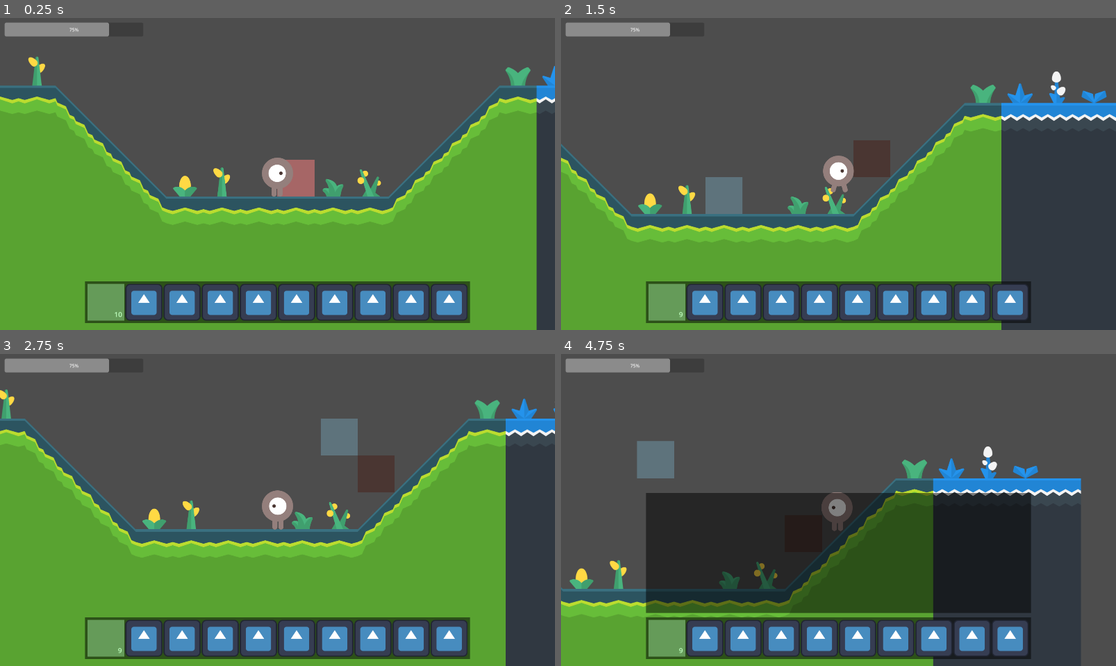
Above: before the commit, frames 1-4 (two rows, left to right).
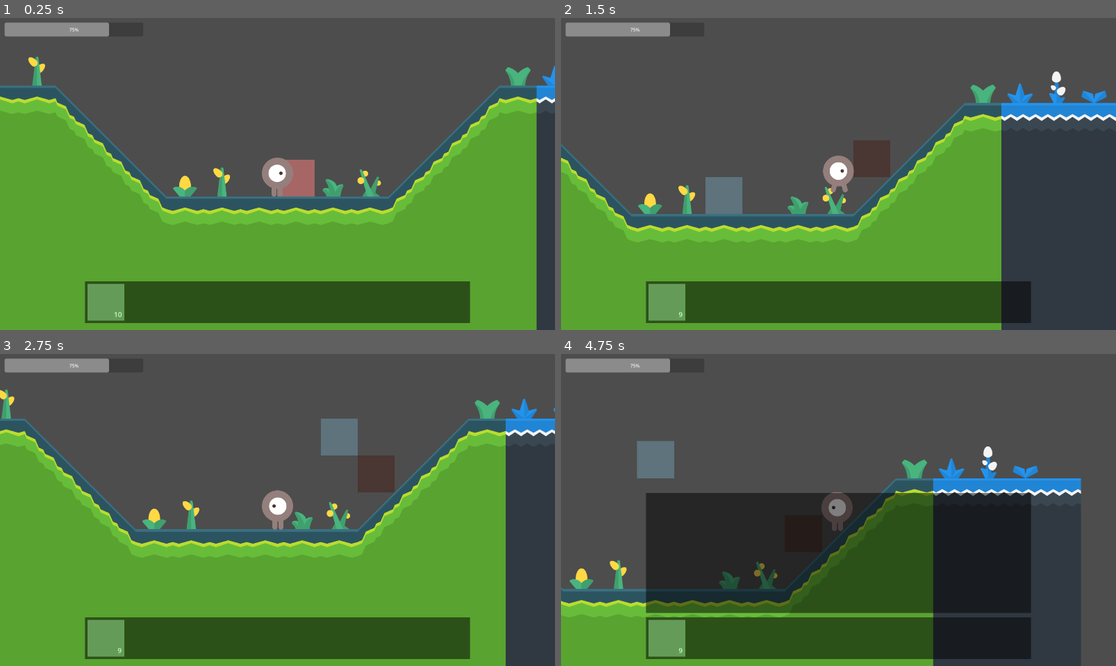
Above: after the commit, the same moments.

Repository: ichi-pg/godot-craft
Game: Godot game, scene res://main/main.tscn
Same seed, same stepped clock (60 frames per second), same inputs: the game is played once before the commit and once after it. The engine's default icon, where the game draws it, is replaced by a stand-in: a white triangle on a blue panel in a dark square.
Inputs (mouse positions are in pixels of both pictures, inside the frame that each line leads up to):
- Up to frame 1 (0.25 s): no input
- Up to frame 2 (1.5 s): tap Enter at 0.5 s; move the mouse to (960, 158) at 0.52 s; press the mouse at (960, 158) at 0.53 s; hold D (move_right) from 0.53 s (still down); tap Space (battle_jump) at 0.77 s; move the mouse to (727, 189) at 1.27 s; release the mouse at (727, 189) at 1.28 s; tap Shift (battle_dodge) at 1.35 s
- Up to frame 3 (2.75 s): tap Space (battle_jump) at 1.52, 2 s; move the mouse to (333, 441) at 2.02 s; release D (move_right) at 2.03 s; hold A (move_left) from 2.03 s (still down); right-click (333, 441) at 2.1 s
- Up to frame 4 (4.75 s): move the mouse to (810, 572) at 2.77 s; release A (move_left) at 2.78 s; hold D (move_right) 2.78-4.28 s; tap Q (battle_heal) at 2.85 s; tap Space (battle_jump) at 3.02, 3.77, 4.52 s; move the mouse to (1005, 556) at 3.52 s; hold Mouse wheel down (hotbar_down) 3.53-4.28 s; tap Tab (inventory_toggle) at 4.15 s; move the mouse to (672, 463) at 4.27 s; hold A (move_left) from 4.28 s (still down); tap Mouse wheel up (hotbar_up) at 4.35 s

The runs differ from the first frame. In frame 1, 7.0% of the frame differs, in the area x 20-85%, y 85-97%; in frame 2, 6.9%; in frame 3, 6.9%; in frame 4, 6.8%.

Commit message:
Drop item on world

Diff:
--- a/item/drop.gd
+++ b/item/drop.gd
@@ -1 +1,15 @@
 extends RigidBody2D
+
+var category = Common.ItemCategory.NULL
+var item_id = 0
+var amount = 0
+
+
+func init(category, item_id, amount):
+	self.category = category
+	self.item_id = item_id
+	self.amount = amount
+	match category:
+		Common.ItemCategory.TILE:
+			$Sprite2D.texture = Common.get_level_atlas(item_id)
+	# TODO fix region fighting
--- a/item/drop.tscn
+++ b/item/drop.tscn
@@ -4,12 +4,15 @@
 [ext_resource type="Script" path="res://item/drop.gd" id="1_cpi0i"]
 
 [sub_resource type="CircleShape2D" id="CircleShape2D_3ebbw"]
-radius = 62.1289
+radius = 31.0
 
 [node name="Drop" type="RigidBody2D"]
+collision_layer = 4
 script = ExtResource("1_cpi0i")
+metadata/_edit_group_ = true
 
 [node name="Sprite2D" type="Sprite2D" parent="."]
+scale = Vector2(0.5, 0.5)
 texture = ExtResource("1_bt7cb")
 
 [node name="CollisionShape2D" type="CollisionShape2D" parent="."]
--- a/item/hotbar.gd
+++ b/item/hotbar.gd
@@ -16,7 +16,7 @@
 		var item = Item.instantiate()
 		item.init(Common.ItemCategory.NULL, 0, 0)
 		container.add_child(item)
-	increment_item(Common.ItemCategory.TILE, 101, 10)
+	_on_player_picked_up(Common.ItemCategory.TILE, 101, 10)
 	select_item(0)
 
 
@@ -43,7 +43,7 @@
 	selector.global_position = item.global_position
 
 
-func increment_item(category, item_id, amount):
+func _on_player_picked_up(category, item_id, amount):
 	if Common.increment_item(self, category, item_id, amount, 10):
 		select_item(select_index)
 
@@ -66,8 +66,9 @@
 
 
 func _on_level_erased(tile_id):
-	increment_item(Common.ItemCategory.TILE, tile_id, 1)
+	_on_player_picked_up(Common.ItemCategory.TILE, tile_id, 1)
 	# TODO from drop
+
 
 func _on_level_placed(tile_id):
 	decrement_item(Common.ItemCategory.TILE, tile_id, 1)
--- a/item/inventory.gd
+++ b/item/inventory.gd
@@ -11,6 +11,7 @@
 
 func _ready():
 	visible = false
+	# TODO sort
 
 
 func _input(event):
--- a/item/item.gd
+++ b/item/item.gd
@@ -18,7 +18,7 @@
 	match category:
 		Common.ItemCategory.NULL:
 			texture = null_texture
-			#modulate.a = 0
+			modulate.a = 0
 			$Label.visible = false
 			return
 		Common.ItemCategory.TILE:
--- a/main/common.gd
+++ b/main/common.gd
@@ -16,7 +16,8 @@
 		return level_atlas[item_id]
 	var atlas = Common.level_texture.duplicate() as AtlasTexture
 	var coord = Common.get_tile_coord(item_id)
-	atlas.region = Rect2(coord * 128, Vector2i(128, 128))
+	# TODO get tile size
+	atlas.region = Rect2(coord * 128 + Vector2i.ONE, Vector2i(127, 127))
 	level_atlas[item_id] = atlas
 	return atlas
 
--- a/main/empty.gd
+++ b/main/empty.gd
@@ -1,4 +1,6 @@
 extends ColorRect
+
+signal drop_item(category, item_id, amount)
 
 
 func _can_drop_data(at_position, data):
@@ -6,5 +8,5 @@
 
 
 func _drop_data(at_position, item):
+	drop_item.emit(item.category, item.item_id, item.amount)
 	item.get_inventory().remove_item(item)
-	# TODO create drop
--- a/main/main.gd
+++ b/main/main.gd
@@ -1,11 +1,12 @@
 extends Node
 
+# TODO chest
+# TODO craft and enchant
+# TODO potion
+# TODO mob
+# TODO hud
 # TODO multi players
 # TODO save and load
-# TODO mob
-# TODO hud
-# TODO item
-# TODO craft and enchant
 # TODO level generate
 # TODO farm
 # TODO ride
--- a/main/main.tscn
+++ b/main/main.tscn
@@ -1,9 +1,10 @@
-[gd_scene load_steps=15 format=3 uid="uid://3ic8debmyys5"]
+[gd_scene load_steps=16 format=3 uid="uid://3ic8debmyys5"]
 
 [ext_resource type="Script" path="res://player/player.gd" id="1_opgyd"]
 [ext_resource type="Script" path="res://main/main.gd" id="1_t2eme"]
 [ext_resource type="Texture2D" uid="uid://jtnu8g4jxnn4" path="res://player/playerGrey_walk2.png" id="2_2dms1"]
 [ext_resource type="Script" path="res://player/camera.gd" id="2_hxq3q"]
+[ext_resource type="Script" path="res://main/world.gd" id="2_vl4hx"]
 [ext_resource type="TileSet" uid="uid://ct87hclt7ojsh" path="res://level/level.tres" id="3_bw5cg"]
 [ext_resource type="Texture2D" uid="uid://dmad6l1uieoh2" path="res://player/playerGrey_walk1.png" id="3_dpifm"]
 [ext_resource type="Script" path="res://level/level.gd" id="4_jceth"]
@@ -42,6 +43,7 @@
 script = ExtResource("1_t2eme")
 
 [node name="World" type="Node" parent="."]
+script = ExtResource("2_vl4hx")
 
 [node name="Level" type="TileMap" parent="World"]
 tile_set = ExtResource("3_bw5cg")
@@ -55,6 +57,7 @@
 color = Color(1, 0.501961, 0.501961, 0.501961)
 
 [node name="Player" type="CharacterBody2D" parent="World"]
+collision_layer = 2
 floor_constant_speed = true
 script = ExtResource("1_opgyd")
 metadata/_edit_group_ = true
@@ -64,6 +67,14 @@
 animation = &"walk"
 
 [node name="CollisionShape2D" type="CollisionShape2D" parent="World/Player"]
+position = Vector2(0, 15)
+shape = SubResource("CircleShape2D_28cup")
+
+[node name="Pickup" type="Area2D" parent="World/Player"]
+collision_layer = 2
+collision_mask = 4
+
+[node name="CollisionShape2D" type="CollisionShape2D" parent="World/Player/Pickup"]
 position = Vector2(0, 15)
 shape = SubResource("CircleShape2D_28cup")
 
@@ -149,10 +160,14 @@
 [connection signal="placed" from="World/Level" to="HUD/Hotbar" method="_on_level_placed"]
 [connection signal="moved" from="World/Player" to="World/Level" method="_on_player_moved"]
 [connection signal="moved" from="World/Player" to="World/Camera" method="_on_player_moved"]
+[connection signal="picked_up" from="World/Player" to="HUD/Hotbar" method="_on_player_picked_up"]
+[connection signal="body_entered" from="World/Player/Pickup" to="World/Player" method="_on_pickup_body_entered"]
 [connection signal="focused" from="HUD" to="World/Level" method="_on_hud_focused"]
+[connection signal="drop_item" from="HUD/Empty" to="World" method="_on_drop_item"]
 [connection signal="mouse_entered" from="HUD/Hotbar" to="HUD" method="_on_mouse_entered"]
 [connection signal="mouse_exited" from="HUD/Hotbar" to="HUD" method="_on_mouse_exited"]
 [connection signal="overflow" from="HUD/Hotbar" to="HUD/Inventory" method="_on_hotbar_overflow"]
 [connection signal="selected" from="HUD/Hotbar" to="World/Level" method="_on_hotbar_selected"]
 [connection signal="mouse_entered" from="HUD/Inventory" to="HUD" method="_on_mouse_entered"]
 [connection signal="mouse_exited" from="HUD/Inventory" to="HUD" method="_on_mouse_exited"]
+[connection signal="overflow" from="HUD/Inventory" to="World" method="_on_drop_item"]
--- /dev/null
+++ b/main/world.gd
@@ -0,0 +1,16 @@
+extends Node
+
+const drop = preload("res://item/drop.tscn")
+
+@onready var player = $Player
+
+
+func _on_drop_item(category, item_id, amount):
+	var drop = drop.instantiate()
+	drop.init(category, item_id, amount)
+	var direction = int(player.sprite.flip_h) - 0.5
+	var offset = direction * Vector2.LEFT * 256
+	# TODO get player size
+	drop.global_position = player.global_position + offset
+	add_child(drop)
+	# TODO don't bury
--- a/mob/enemy.tscn
+++ b/mob/enemy.tscn
@@ -23,6 +23,7 @@
 
 [node name="Enemy" type="RigidBody2D"]
 script = ExtResource("1_ppd45")
+metadata/_edit_group_ = true
 
 [node name="AnimatedSprite2D" type="AnimatedSprite2D" parent="."]
 rotation = 4.71239
--- a/player/player.gd
+++ b/player/player.gd
@@ -1,6 +1,7 @@
 extends CharacterBody2D
 
 signal moved(pos)
+signal picked_up(category, item_id, amount)
 
 const SPEED = 400.0
 const JUMP_VELOCITY = -1500.0
@@ -54,3 +55,8 @@
 
 	if velocity.x or velocity.y:
 		moved.emit(global_position)
+
+
+func _on_pickup_body_entered(drop):
+	picked_up.emit(drop.category, drop.item_id, drop.amount)
+	drop.queue_free()
